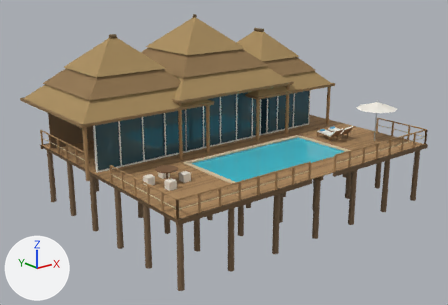
A saved change to the glTF model meta/mojito/grand.glb.
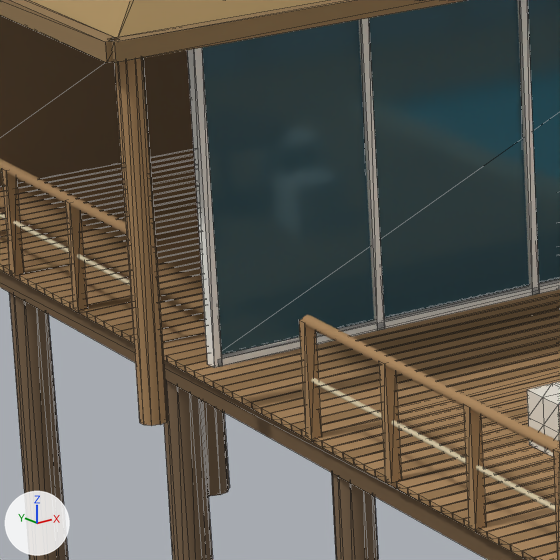
Old and new are each drawn whole from a camera (50 mm lens) standing at (-24.07, -29.06, 12.46) and looking at (-0.89, -0.08, 0.87) and again close up on the part from 15% to 33% of the width and 39% to 66% of the height. Lighting does not change. The marker at lower left points along +X, +Y and +Z. The older version's two pictures come first. The close-ups show mesh edges as thin lines. Where no turn or scale is listed for an object, it has been applied to the vertices. Vertices at exactly the same position are counted once.

Before the edit, the objects in view are built like this:
```python
me_mesh_105 = bpy.data.meshes.new('Mesh_105')
me_mesh_105.from_pydata(...)  # 8 vertices, 12 faces; spans x -9.5..9.5, y -1.0..-0.9, z 1.1..1.2
me_mesh_105.materials.append(mat_plank)  # brown #b08a5e
me_mesh_123 = bpy.data.meshes.new('Mesh_123')
me_mesh_123.from_pydata(...)  # a box spanning x -9.5..-4.5, y -2.01..-1.86, z 1.15..1.2
me_mesh_123.materials.append(mat_plank2)  # brown #9d7a50
me_mesh_236 = bpy.data.meshes.new('Mesh_236')
me_mesh_236.from_pydata(...)  # a 10-sided cylinder along z spanning x -10.4..-10.2, y -0.41..-0.19, z 1.2..4.35
me_mesh_236.materials.append(mat_post)  # brown #a98458
ob_plank2_123 = bpy.data.objects.new('plank2_123', me_mesh_123)
ob_plank2_123.location = (0.0, 0.0, 0.0)
ob_plank_105 = bpy.data.objects.new('plank_105', me_mesh_105)
ob_plank_105.location = (0.0, 0.0, 0.0)
ob_post_236 = bpy.data.objects.new('post_236', me_mesh_236)
ob_post_236.location = (0.0, 0.0, 0.0)
# also in view: 'plank2_126' at (-7.0, -2.42, 1.17); 'post_423' at (-9.5, 4.45, 2.15); 'post_421' at (-9.5, 2.62, 1.68); 'plank_63' at (0.0, 5.81, 1.17); 'plank_101' at (0.0, -0.31, 1.17)
```
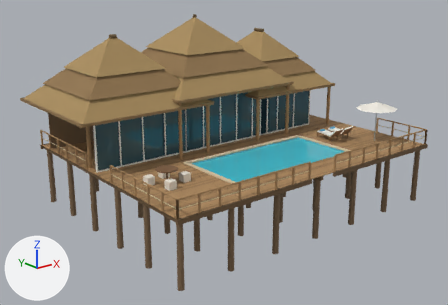
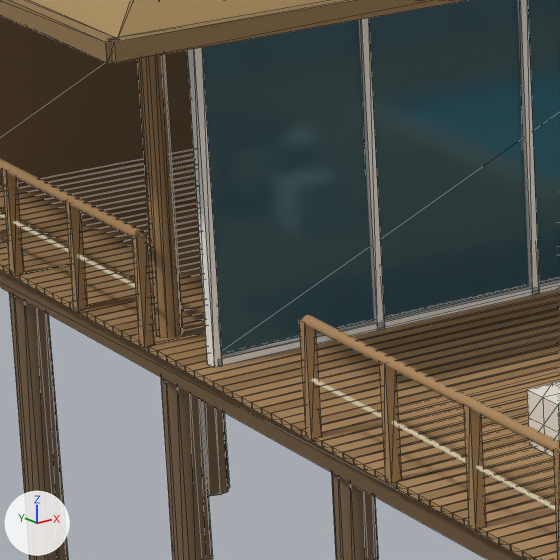
Commit message: Clear the Mojito grand villa entrance

What differs and where, as boxes [x1, y1, x2, y2] in the close-ups (560 x 560 px):
'post_236', moved
    before: [114, 58, 168, 426]
    after: [137, 54, 183, 338]
'post_422', unchanged, uncovered by the edit
    after: [132, 234, 154, 348]

The edits, one by one:
me_mesh_236 is used by ob_post_236; location (0.0, 0.0, 0.0).
me_mesh_236 had 22 vertices, 40 faces and spanned x -10.4..-10.2, y -0.41..-0.19, z 1.2..4.35.
me_mesh_236 now has 22 vertices, 40 faces and spans x -9.32..-9.12, y 1.44..1.66, z 1.2..4.35.
me_mesh_236 part 1: the whole mesh is moved by (1.08, 1.85, 0.0).
